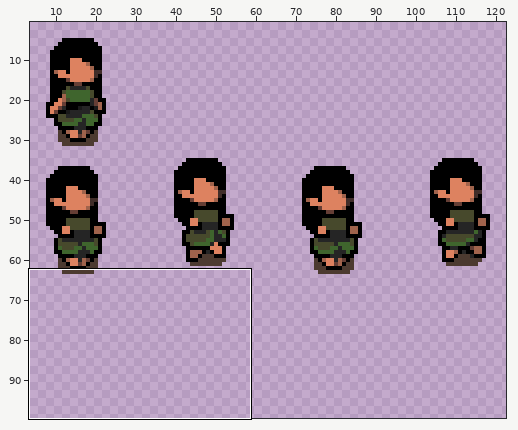
File history of a sprite sheet, Assets/Sprites/NPC_Girl.png. Above: a wide view before the commit, with the close-up outlined.
Close-up. As it was:
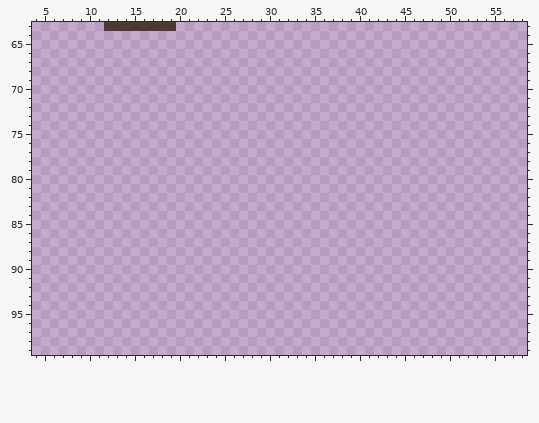
The file is 128x128 pixels. Shown: x 4..58, y 63..99. The wide view leaves out empty margins.
After the commit:
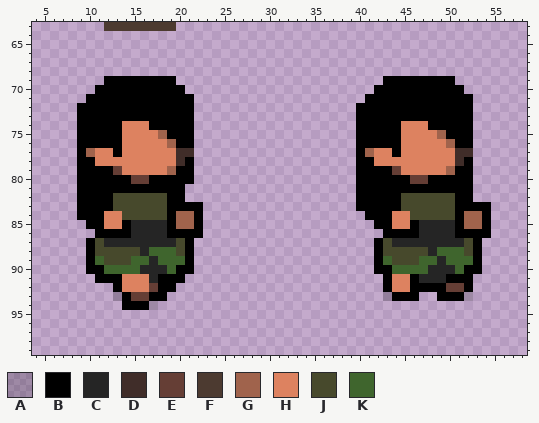
Palette (. is transparent): A #00000031  B #000000  C #252525  D #402d29  E #653e35  F #4c3a30  G #a0634c  H #dd8260  J #47492c  K #3f652d
From the commit log: Wiggle added to held NPC's (#51)
Diff:
Changed rows in their new state; - is an unchanged pixel.
first column x 9:
 69 ---BBBBBBBB-----------------------BBBBBBBB----
 70 --BBBBBBBBBB---------------------BBBBBBBBBB---
 71 -BBBBBBBBBBBB-------------------BBBBBBBBBBBB--
 72 BBBBBBBBBBBBB------------------BBBBBBBBBBBBB--
 73 BBBBBBBBBBBBB------------------BBBBBBBBBBBBB--
 74 BBBBBHHHBBBBB------------------BBBBBHHHBBBBB--
 75 BBBBBHHHHGBBB------------------BBBBBHHHHGBBB--
 76 BBBBBHHHHHGBB------------------BBBBBHHHHHGBB--
 77 BGHHBHHHHHHDD------------------BGHHBHHHHHHDD--
 78 BBHHHHHHHHHDB------------------BBHHHHHHHHHDB--
 79 BBBBEHHHHHGBB------------------BBBBEHHHHHGBB--
 80 BBBBBBEEBBBBB------------------BBBBBBEEBBBBB--
 81 BBBBBBBBBBBB-------------------BBBBBBBBBBBBB--
 82 BBBBJJJJJJBB-------------------BBBBBJJJJJJBB--
 83 BBBBJJJJJJBBBB-----------------BBBBBJJJJJJBBBB
 84 BBBHHJJJJJBGGB------------------BBBHHJJJJJBGGB
 85 -BBHHBCCCCBGGB-------------------BBHHBCCCCBGGB
 86 --BBBBCCCCBBBB--------------------BBBBCCCCBBBB
 87 -BJCCCCCCCCJB--------------------BJCCCCCCCCJB-
 88 -BJJJJJCKKKJB--------------------BJJJJJCKKKJB-
 89 -BKJJJKKCKKKB--------------------BKJJJKKCKKKB-
 90 -BBKKKKCCCKBB--------------------BBKKKKCCCKBB-
 91 --BBBHHHCBBB----------------------BHHBCCCBBB--
 92 ----BHHHEBB-----------------------BHHBBBBEEB--
 93 ----ABEEBB------------------------ABBB--BBBA--
 94 -----BBBA-------------------------------------
Changed places in both close-ups, as pixel boxes (x1, y1, x2, y2):
added: (77, 76, 203, 310)
added: (356, 76, 491, 301)
